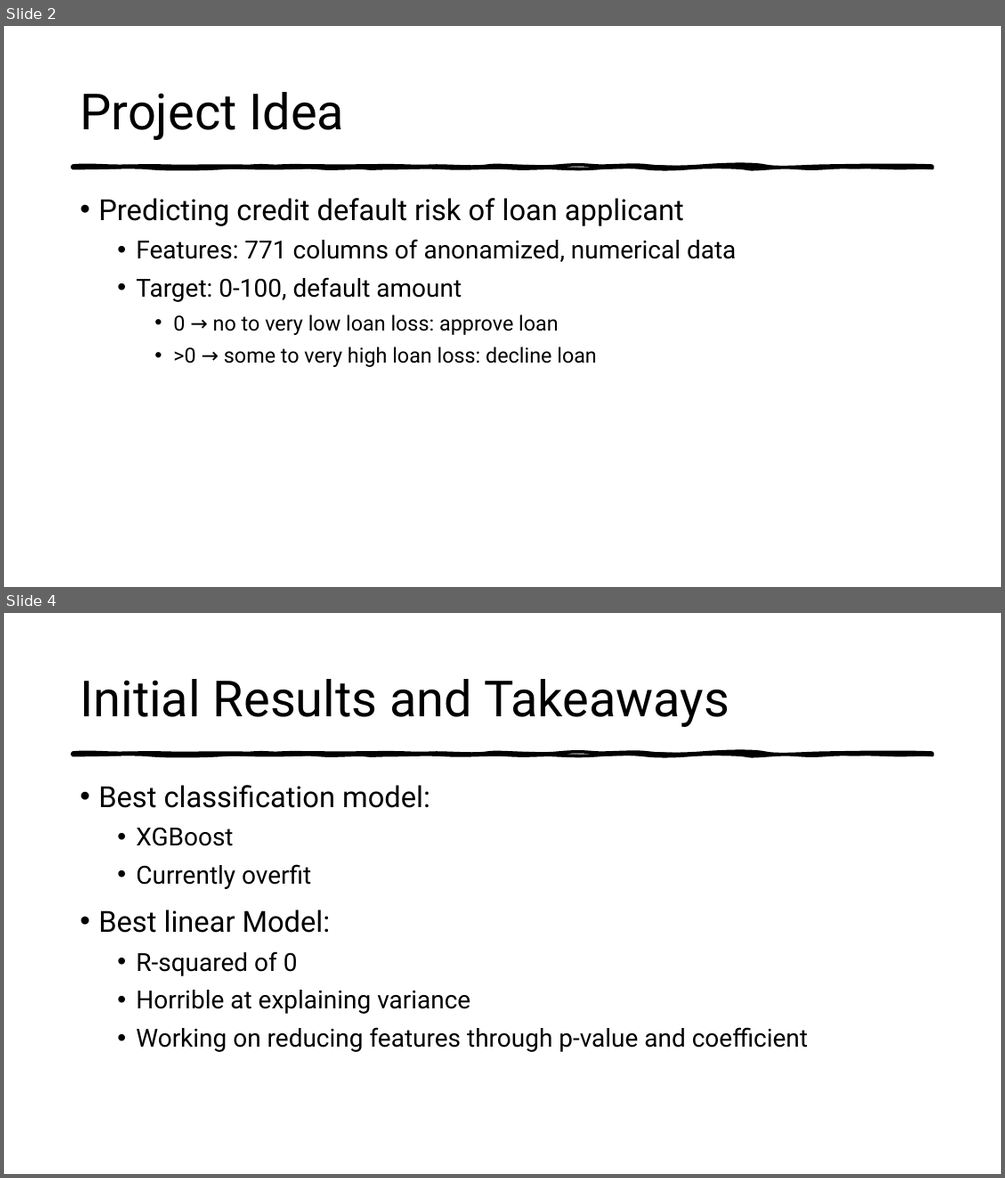
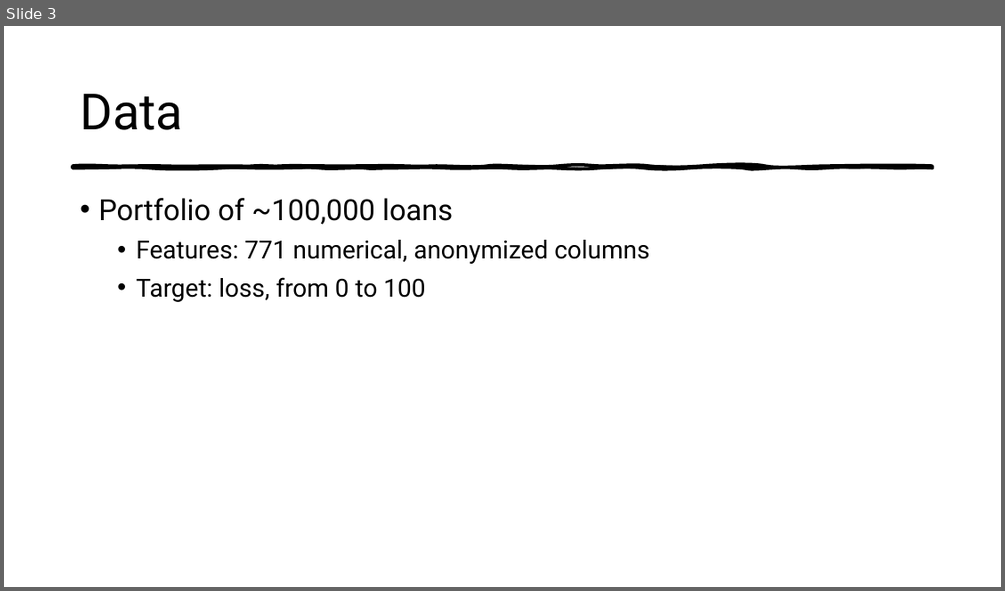
Before and after one commit to mdominguez2010/Loan-Loss, a slide deck: presentation/mvp .pptx. Shown one above the other, each under a label of ours: slides 2 and 4 before the commit, slide 3 after it; the slides between them are not shown. The pictures are 1005x1178 and 1005x591 pixels, drawn with LibreOffice and Linux fonts; fonts in the diff are those of the drawing. Boxes give left, top, right and bottom in pixels: in the first picture for what was removed or moved away, otherwise in the second. Text is boxed around its words. In the diff, an @@ line names an element or a change of style, - is before the commit and + after.

```diff
--- a/presentation/mvp .pptx
+++ b/presentation/mvp .pptx
@@ slide 4 removed at bbox=[4, 613, 1001, 1174], background #FFFFFF; not listed: 1 template element that a slide beside it also shows @@
@@ title removed at bbox=[80, 679, 729, 727] @@
-Initial Results and Takeaways
@@ text removed at bbox=[98, 785, 808, 1052] @@
-• Best classification model:
-  • XGBoost
-  • Currently overfit
-• Best linear Model:
-  • R-squared of 0
-  • Horrible at explaining variance
-  • Working on reducing features through p-value and coefficient
@@ what was slide 2 is now slide 3 @@
@@ slide 3 changed as well @@
@@ title at bbox=[80, 94, 183, 130]: text changed @@
-Project Idea
+Data
@@ text at bbox=[98, 198, 649, 302]: text changed @@
-• Predicting credit default risk of loan applicant
-  • Features: 771 columns of anonamized, numerical data
-  • Target: 0-100, default amount
-    • 0 → no to very low loan loss: approve loan
-    • >0 → some to very high loan loss: decline loan
+• Portfolio of ~100,000 loans
+  • Features: 771 numerical, anonymized columns
+  • Target: loss, from 0 to 100
```
Also in this commit, not shown: 2 other slides changed, 6 slides added, 2 other slides removed, 5 other files.
